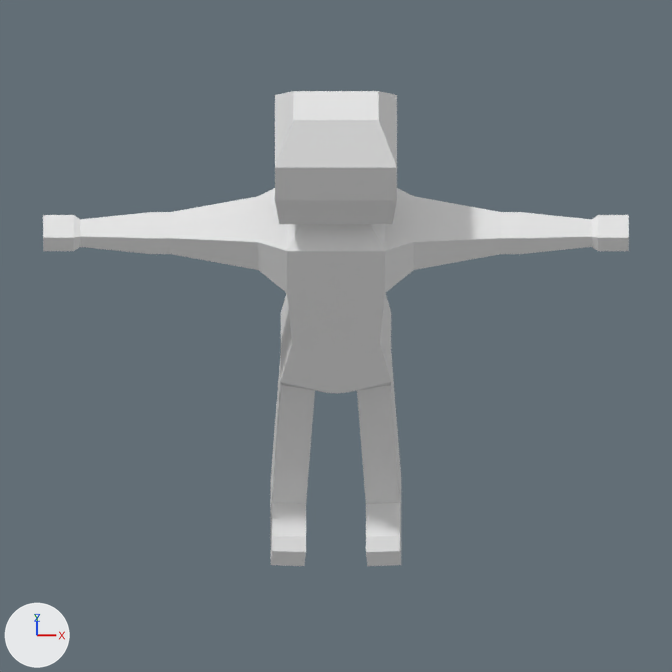
A saved change to the Blender file bleed-client/blender/Zombie Dead.blend.
The view is the same before and after, from the file's camera 'Camera.001'. Lighting does not change. The marker at lower left points along +X, +Y and +Z. The same objects are shown in both versions, whatever each file hides. Materials are left out; every surface is plain grey.

Objects in the first picture: 'Leg'.
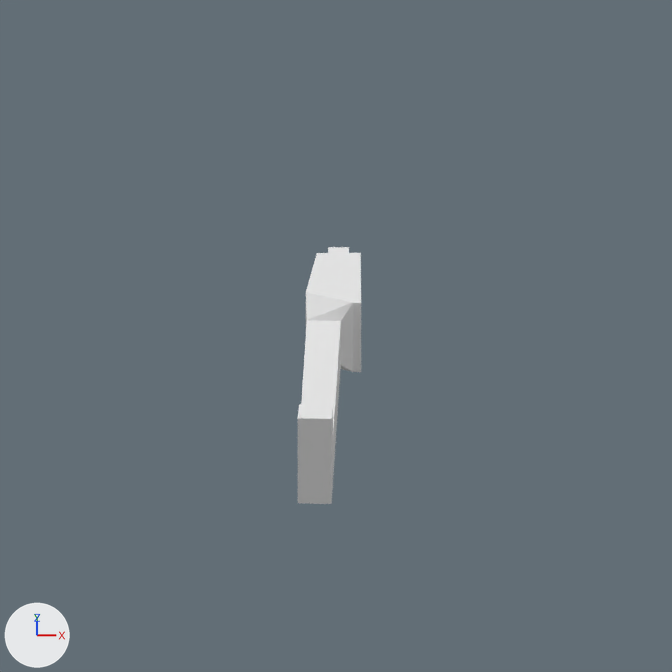
Changed parts and their boxes [x1, y1, x2, y2] in the pictures (672 x 672 px):
'Leg', reshaped, moved, turned, modifiers changed: before [43, 91, 629, 566]; after [298, 247, 361, 504]
part 1 of me_cube_003, cut back: before [43, 91, 629, 343]; after [328, 247, 349, 253]

The edits, one by one:
me_cube_003 is used by ob_leg; location (0.0, 0.0, 0.221); rotation (0.0, 0.0, 3.142), in degrees (0, 0, 180); scale (0.0584, 0.0584, 0.0584).
me_cube_003 had 154 vertices, 140 faces and spanned x 0.0..5.97, y -1.05..1.82, z -3.81..7.66.
me_cube_003 now has 80 vertices, 75 faces and spans x 0.0..1.34, y -1.0..1.82, z -3.81..2.49.
Part 1, on me_cube_003:
85 vertices are removed from x 0.0..5.97, y -1.05..1.05, z 3.24..7.66.
89 faces are deleted.
12 vertices move from x 0.0..0.74, y -1.0..1.0, z 3.24..5.13 to x 0.23..0.66, y -1.0..1.0, z 1.8..2.49.
11 vertices are added at x 0.0..0.89, y -1.0..1.0, z 1.8..2.49.
24 new faces join them.
Object 'Leg' (ob_leg) moves from (0.0, 0.0, 0.221) to (0.03, 0.036, 0.221).
Object 'Leg' (ob_leg) turns from (0, 0, 180) to (90, 0, 181) degrees about x, y and z.
Object 'Leg' (ob_leg) has a MIRROR modifier named 'Mirror'.
Modifier setting: use_axis = (False, False, False).
